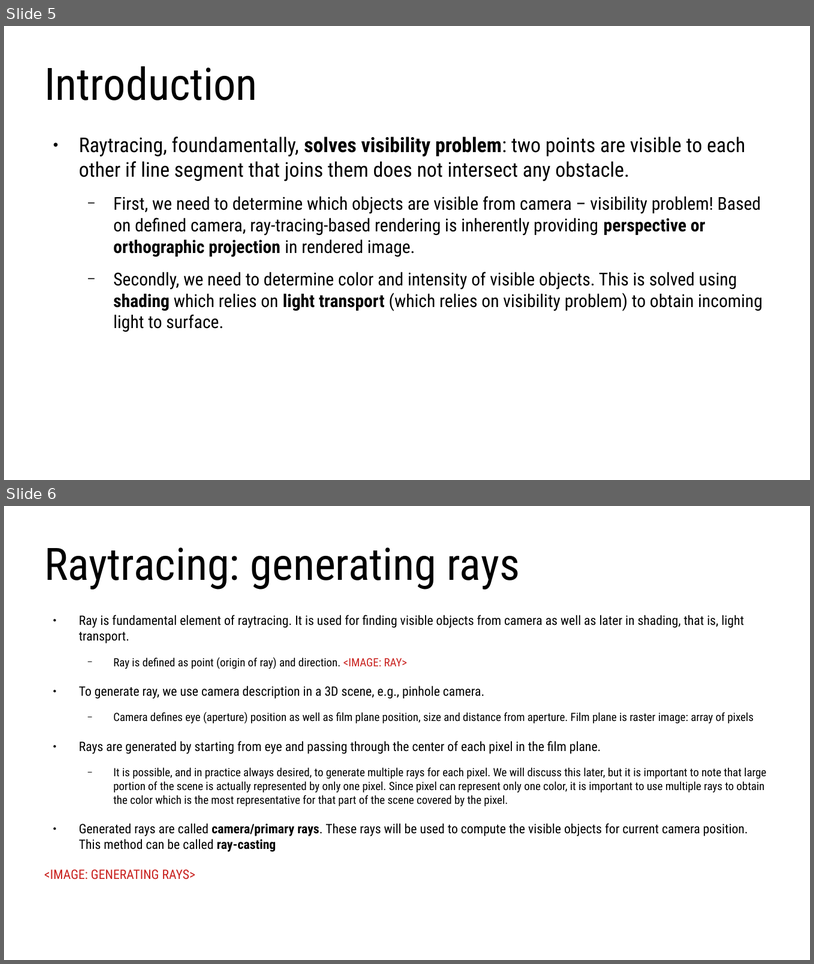
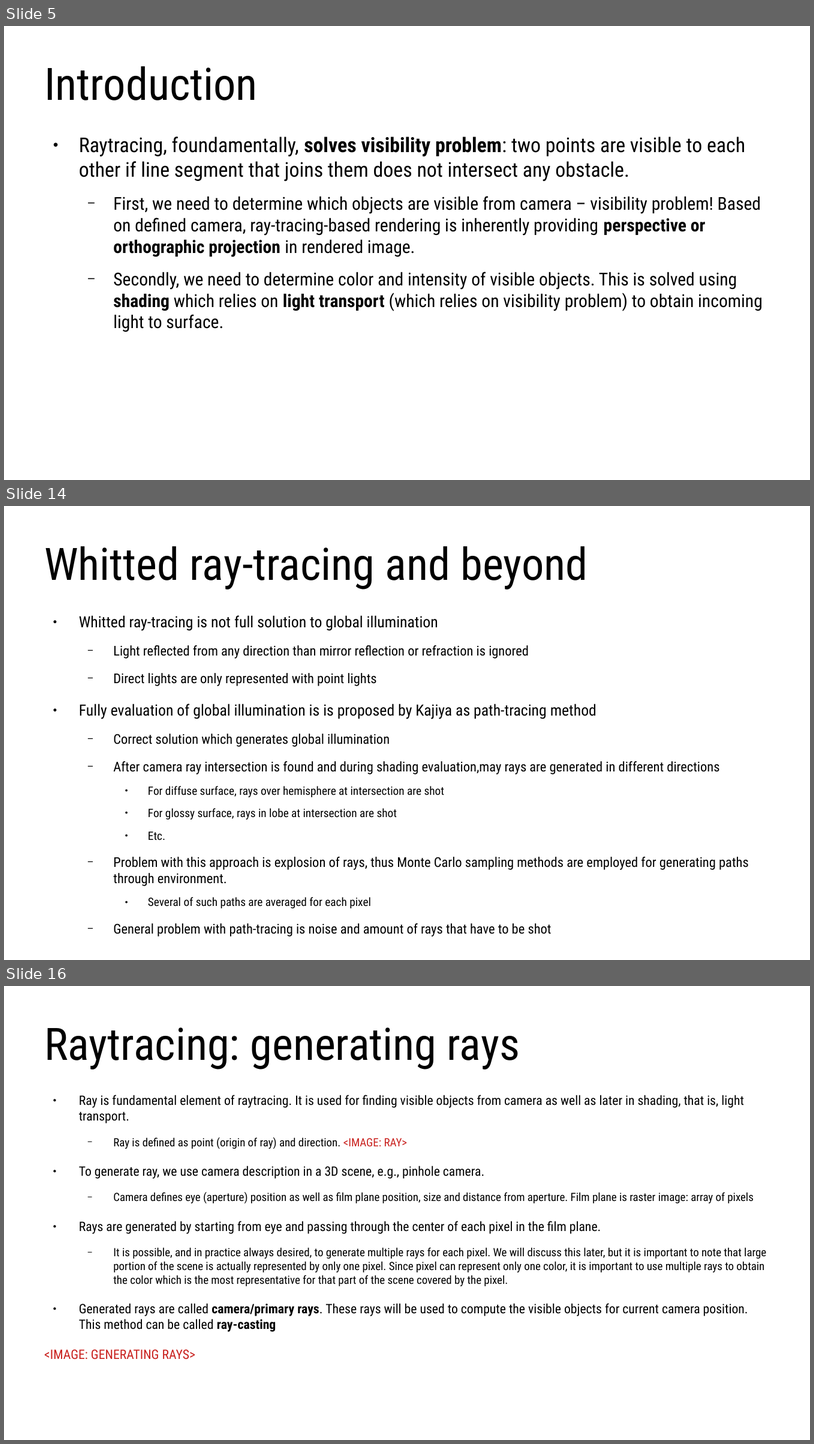
Before and after one commit to lorentzo/IntroductionToComputerGraphics, a slide deck: lectures/4_foundations_rendering/4_2_raytracing.odp. Shown one above the other, each under a label of ours: slides 5 and 6 before the commit, slides 5, 14 and 16 after it; the slides between them are not shown. The pictures are 814x964 and 814x1444 pixels, drawn with LibreOffice and Linux fonts; fonts in the diff are those of the drawing. Boxes give left, top, right and bottom in pixels: in the first picture for what was removed or moved away, otherwise in the second. Text is boxed around its words. In the diff, an @@ line names an element or a change of style, - is before the commit and + after.

```diff
--- a/lectures/4_foundations_rendering/4_2_raytracing.odp
+++ b/lectures/4_foundations_rendering/4_2_raytracing.odp
@@ slide 14 added at bbox=[4, 506, 810, 960], background #FFFFFF @@
@@ title added at bbox=[44, 546, 588, 589], 44 pt, text #000000 @@
+Whitted ray-tracing and beyond
@@ text added at bbox=[79, 615, 749, 936], 13.3 pt, text #000000 @@
+● Whitted ray-tracing is not full solution to global illumination
+  − Light reflected from any direction than mirror reflection or refraction is ignored
+  − Direct lights are only represented with point lights
+● Fully evaluation of global illumination is is proposed by Kajiya as path-tracing method
+  − Correct solution which generates global illumination
+  − After camera ray intersection is found and during shading evaluation,may rays are generated in different directions
+    ● For diffuse surface, rays over hemisphere at intersection are shot
+    ● For glossy surface, rays in lobe at intersection are shot
+    ● Etc.
+  − Problem with this approach is explosion of rays, thus Monte Carlo sampling methods are employed for generating paths through environment.
+    ● Several of such paths are averaged for each pixel
+  − General problem with path-tracing is noise and amount of rays that have to be shot
@@ what was slide 6 is now slide 16 @@
```
Also in this commit, not shown: 9 other slides added, 7 other files.
